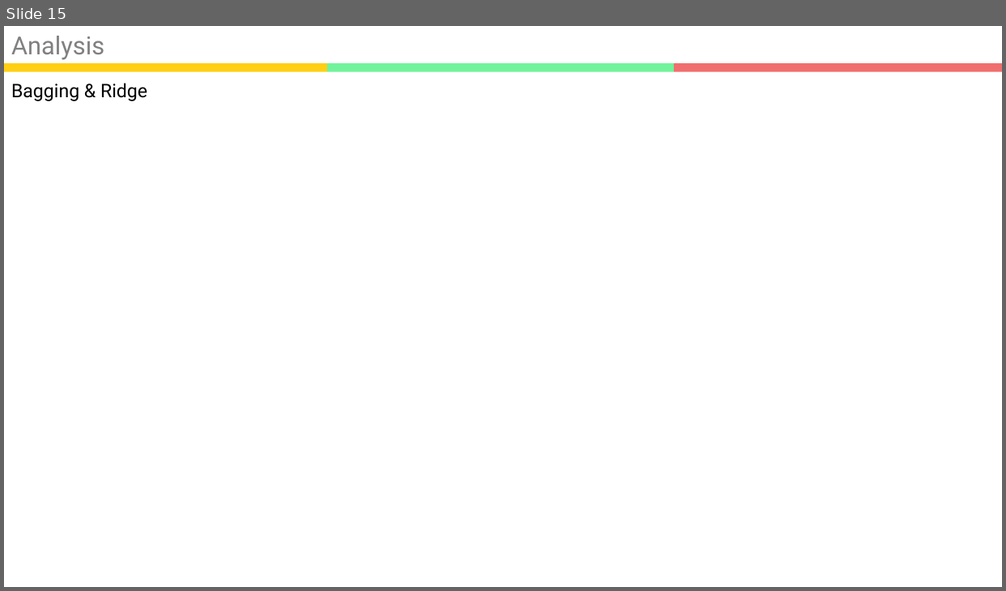
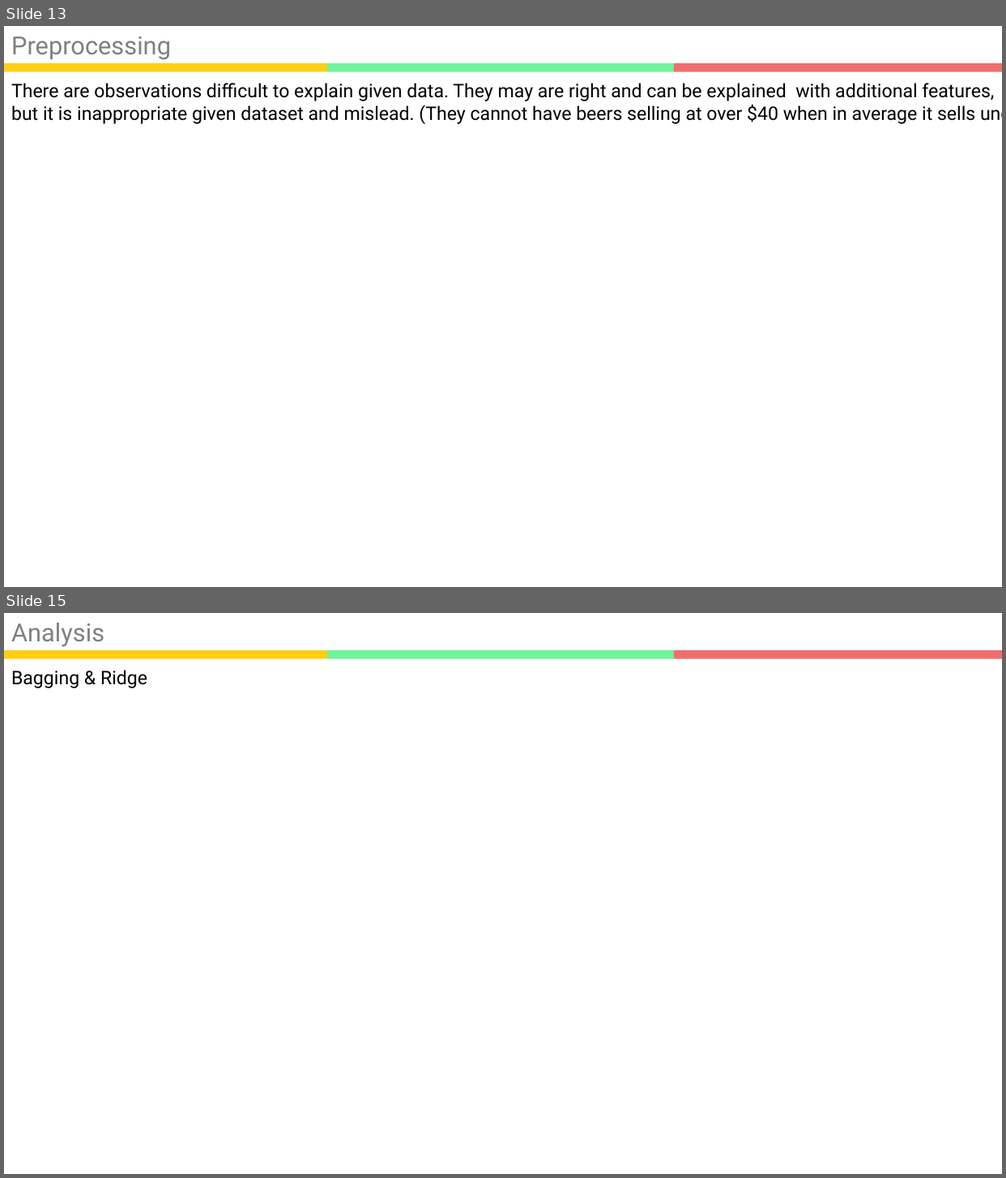
Before and after one commit to kookoowaa/Projects, a slide deck: WB project/Analysis Report.pptx. Shown one above the other, each under a label of ours: slide 15 before the commit, slides 13 and 15 after it; the slides between them are not shown. The pictures are 1006x591 and 1006x1178 pixels, drawn with LibreOffice and Linux fonts; fonts in the diff are those of the drawing. Boxes give left, top, right and bottom in pixels: in the first picture for what was removed or moved away, otherwise in the second. Text is boxed around its words. In the diff, an @@ line names an element or a change of style, - is before the commit and + after.

Commit message:
WB presentation

```diff
--- a/WB project/Analysis Report.pptx
+++ b/WB project/Analysis Report.pptx
@@ slide 13 added at (x1=4, y1=26, x2=1002, y2=587), background #FFFFFF; not listed: 3 template elements that a slide beside it also shows @@
@@ text added at (x1=11, y1=37, x2=171, y2=60), 24 pt, text #808080 @@
+Preprocessing
@@ text added at (x1=11, y1=83, x2=994, y2=124), 18 pt, text #000000 @@
+There are observations difficult to explain given data. They may are right and can be explained with additional features,
+but it is inappropriate given dataset and mislead. (They cannot have beers selling at over $40 when in average it sells under $5)
```
Also in this commit, not shown: 6 slides changed, 1 slide removed, 7 other files.
